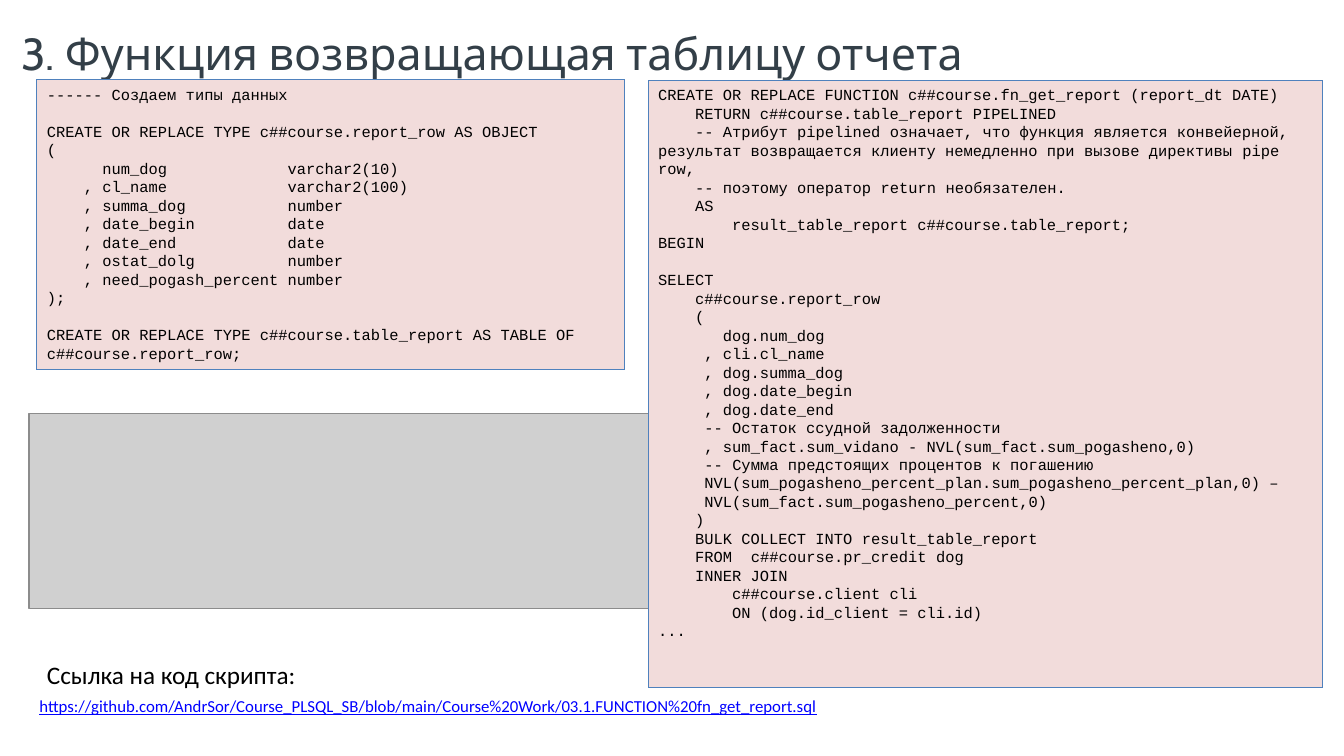
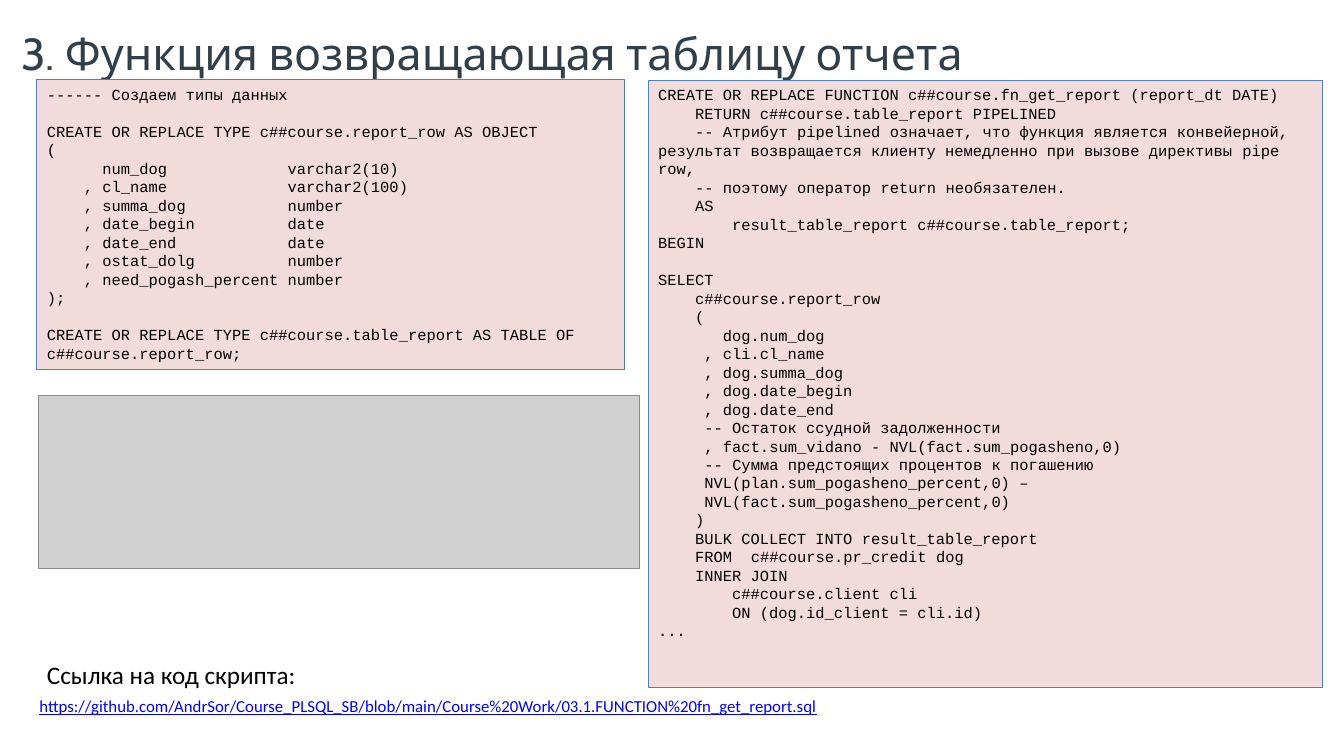
Before and after one commit to AndrSor/Course_PLSQL_SB, a slide deck: slide 12 of Course Work/_Презентация Курсовой работы.pptx (slide 11 before the commit). Drawn at 1344x756 pixels with LibreOffice and Linux fonts; fonts in the diff are those of the drawing; grey boxes stand for pictures; background and template pictures are left out. Boxes give left, top, right and bottom in pixels: in the first picture for what was removed or moved away, otherwise in the second. Text is boxed around its words. In the diff, an @@ line names an element or a change of style, - is before the commit and + after.

```diff
--- a/Course Work/_Презентация Курсовой работы.pptx
+++ b/Course Work/_Презентация Курсовой работы.pptx
@@ picture: place and size @@
-picture at box(29, 413, 664, 608)
+picture at box(38, 395, 640, 569)
@@ text in rectangle at box(723, 441, 1122, 455): text changed @@
-, sum_fact.sum_vidano - NVL(sum_fact.sum_pogasheno,0)
+, fact.sum_vidano - NVL(fact.sum_pogasheno,0)
@@ text in rectangle at box(704, 477, 1010, 511): text changed @@
-NVL(sum_pogasheno_percent_plan.sum_pogasheno_percent_plan,0) –
-NVL(sum_fact.sum_pogasheno_percent,0)
+NVL(plan.sum_pogasheno_percent,0) –
+NVL(fact.sum_pogasheno_percent,0)
```
Also in this commit, not shown: 3 other slides changed, 1 slide added, 20 other files.
